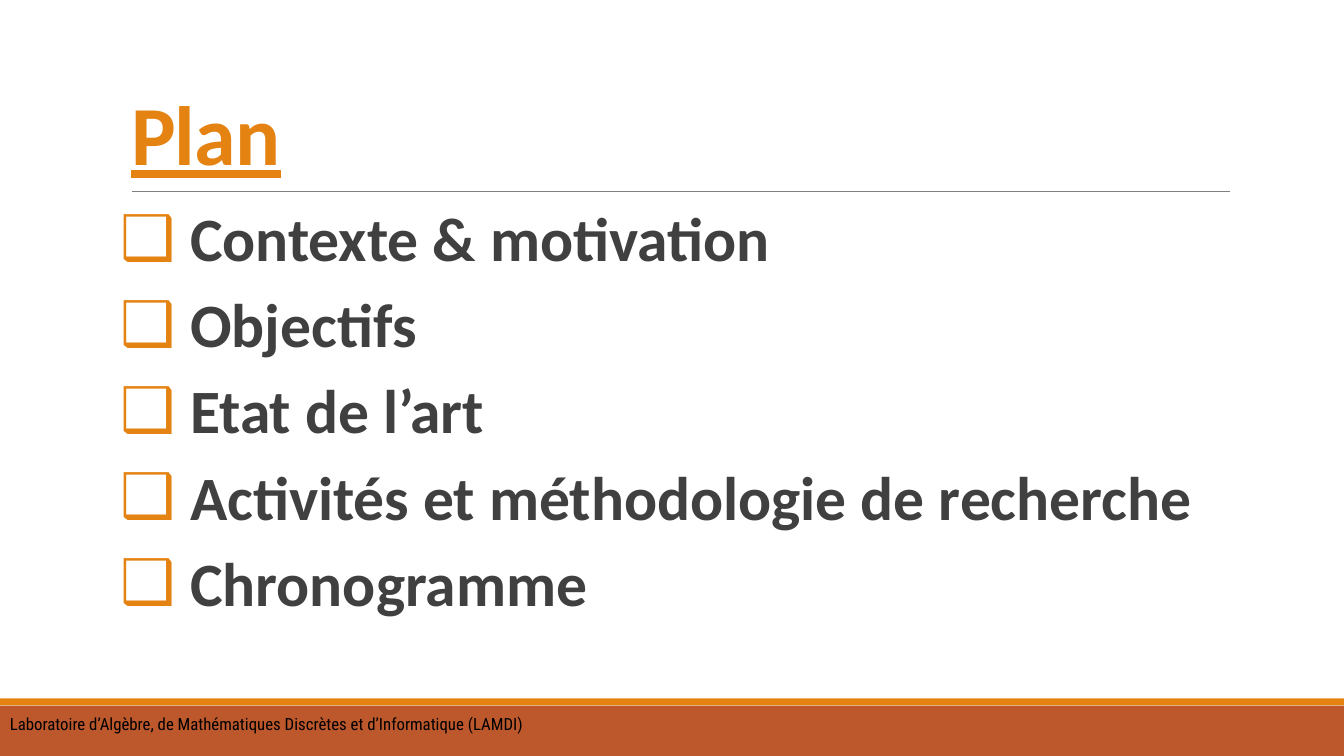
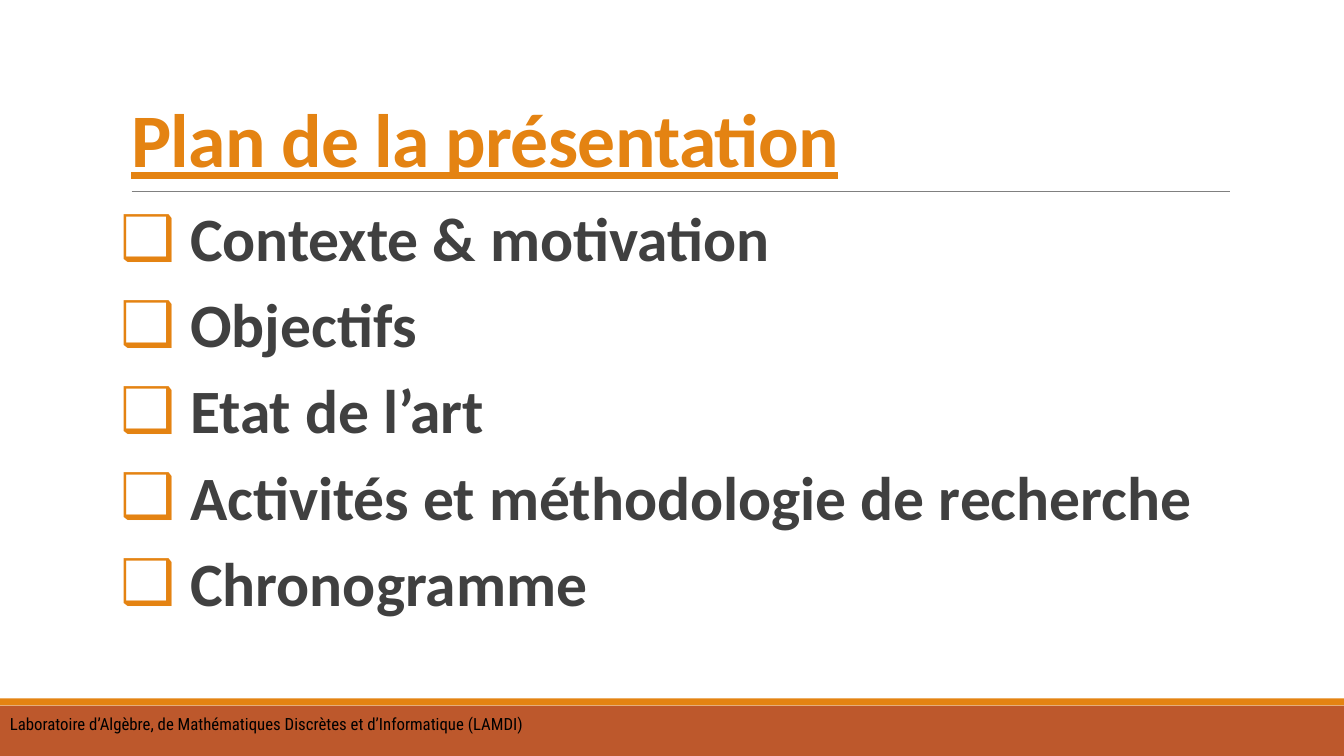
Before and after one commit to canisiushien/these-doc, a slide deck: slide 2 of 2026/PRESENTATION_SUJET_CANISIUS.pptx. Drawn at 1344x756 pixels with LibreOffice and Linux fonts; fonts in the diff are those of the drawing. Boxes give left, top, right and bottom in pixels: in the first picture for what was removed or moved away, otherwise in the second. Text is boxed around its words. In the diff, an @@ line names an element or a change of style, - is before the commit and + after.

```diff
--- a/2026/PRESENTATION_SUJET_CANISIUS.pptx
+++ b/2026/PRESENTATION_SUJET_CANISIUS.pptx
@@ title at box(131, 114, 839, 179): text changed; size 60 to 54 pt @@
-Plan
+Plan de la présentation
```
Also in this commit, not shown: 3 other files.
